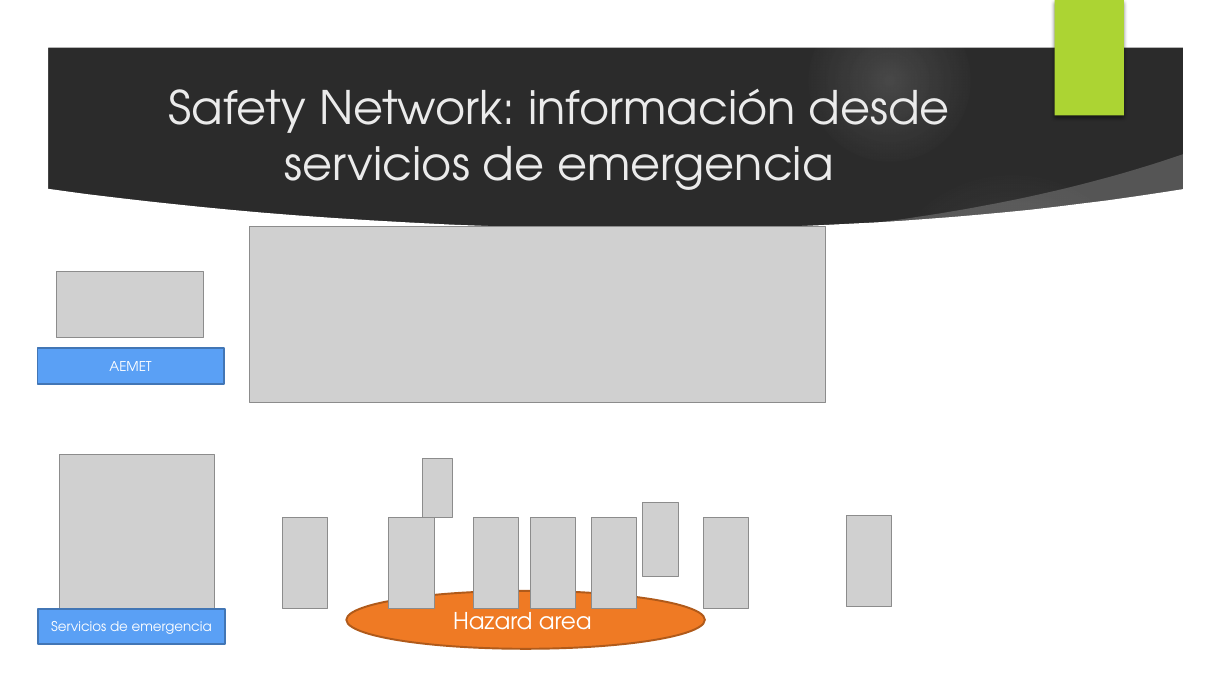
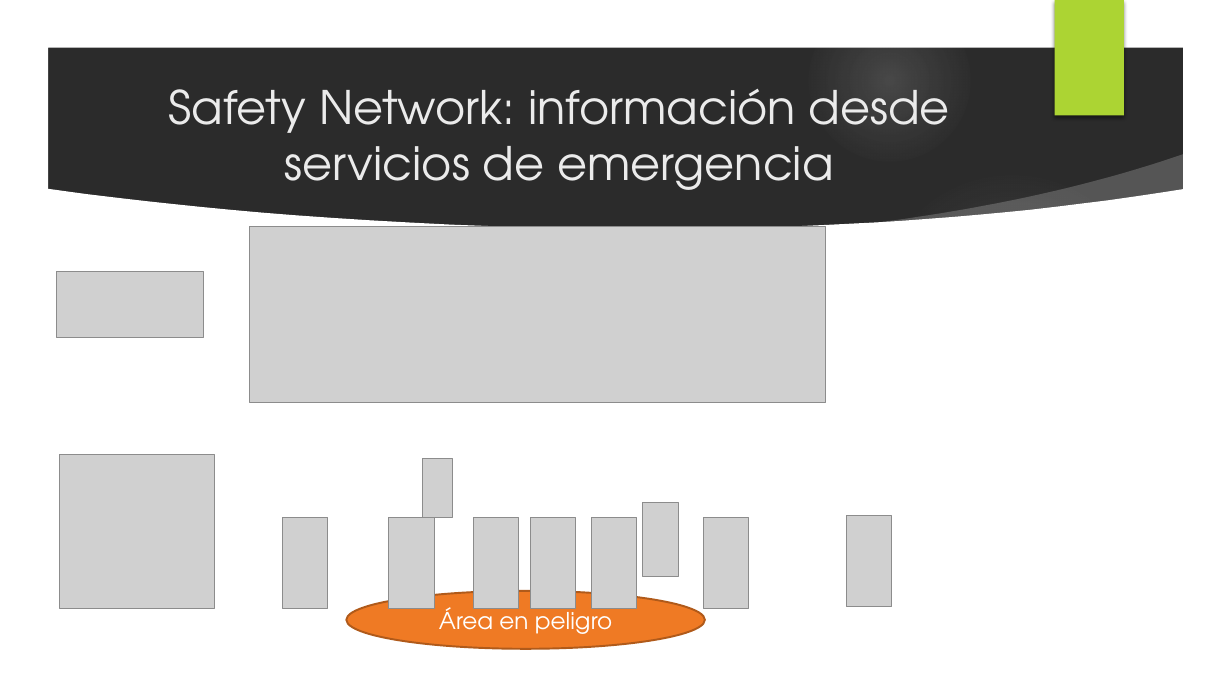
Before and after one commit to javieraviles/spaceappschallenge, a slide deck: slide 7 of Documentation/project_slide.pptx. Drawn at 1232x693 pixels with LibreOffice and Linux fonts; fonts in the diff are those of the drawing; grey boxes stand for pictures; background and template pictures are left out; a plain dark background stands for a picture behind light text. Boxes give left, top, right and bottom in pixels: in the first picture for what was removed or moved away, otherwise in the second. Text is boxed around its words. In the diff, an @@ line names an element or a change of style, - is before the commit and + after.

```diff
--- a/Documentation/project_slide.pptx
+++ b/Documentation/project_slide.pptx
@@ rectangle removed at [38,348,225,384] @@
-AEMET
@@ rectangle removed at [39,609,226,644] @@
-Servicios de emergencia
@@ text in ellipse at [439,605,612,634]: text changed @@
-Hazard area
+Área en peligro
```
Also in this commit, not shown: 5 other slides changed.
